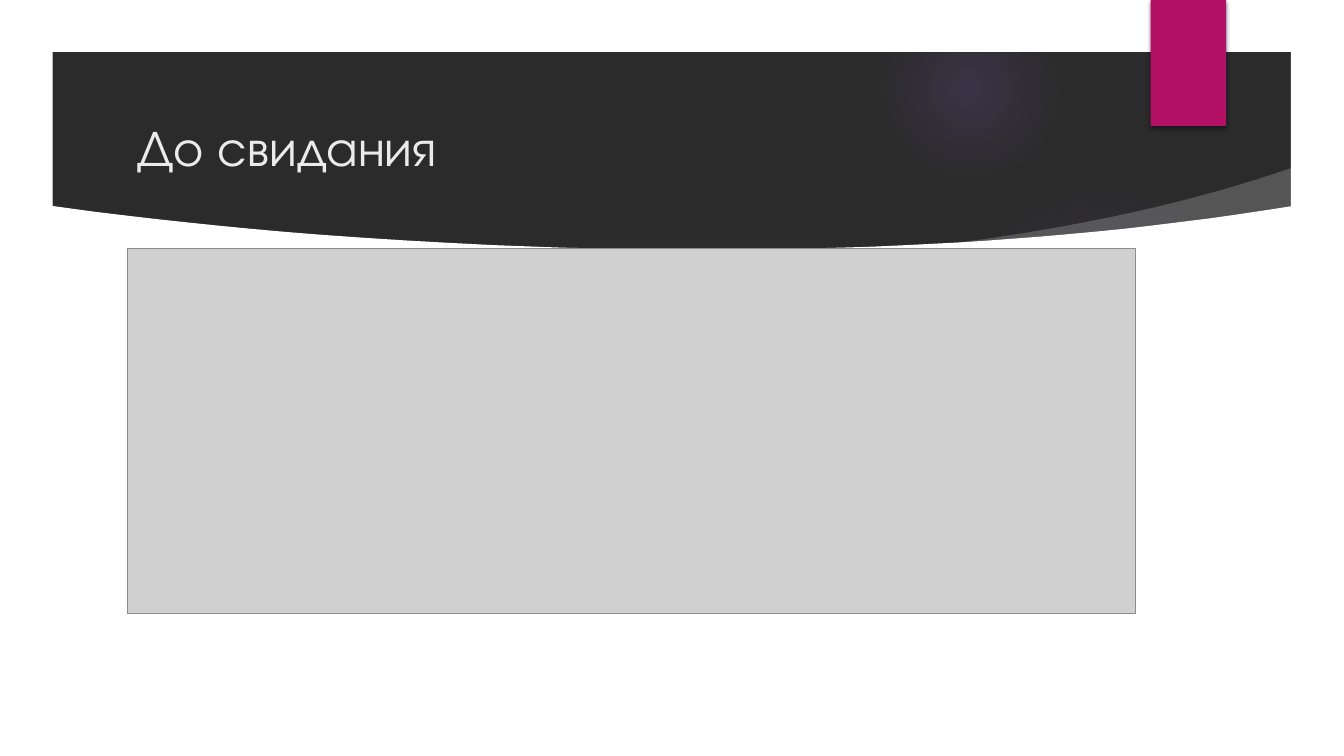
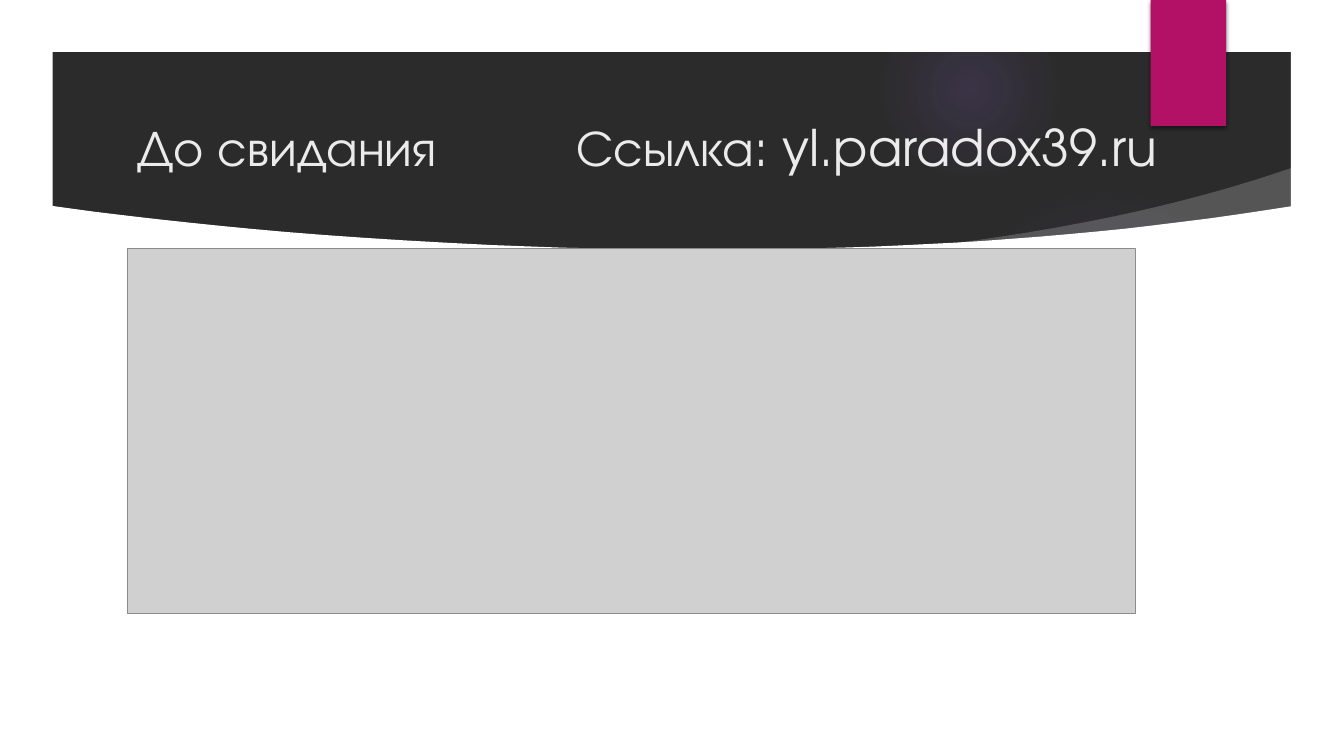
Before and after one commit to Alberto-Kali/pbet, a slide deck: slide 8 of Ihtiobet!.pptx (slide 7 before the commit). Drawn at 1344x756 pixels with LibreOffice and Linux fonts; fonts in the diff are those of the drawing; grey boxes stand for pictures; background and template pictures are left out; a plain dark background stands for a picture behind light text. Boxes give left, top, right and bottom in pixels: in the first picture for what was removed or moved away, otherwise in the second. Text is boxed around its words. In the diff, an @@ line names an element or a change of style, - is before the commit and + after.

```diff
--- a/Ihtiobet!.pptx
+++ b/Ihtiobet!.pptx
@@ title at [137,113,1157,176]: text changed @@
-До свидания
+До свидания Ссылка: yl.paradox39.ru
```
Also in this commit, not shown: 1 slide added, 1 other file.
